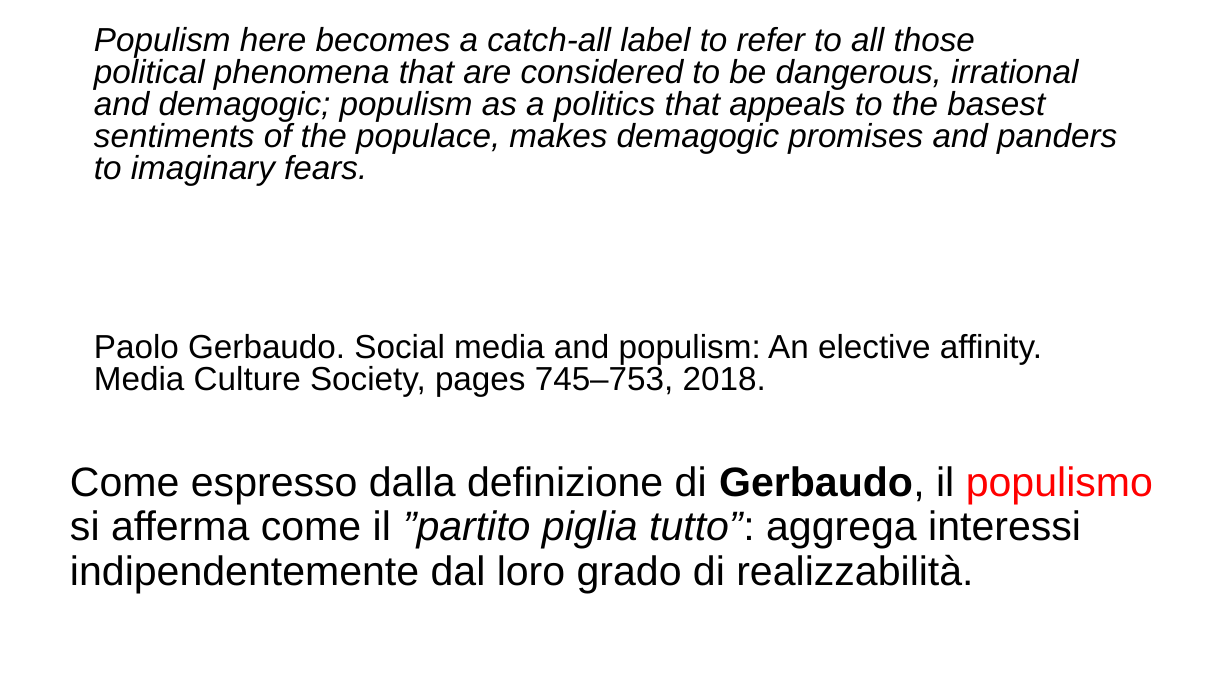
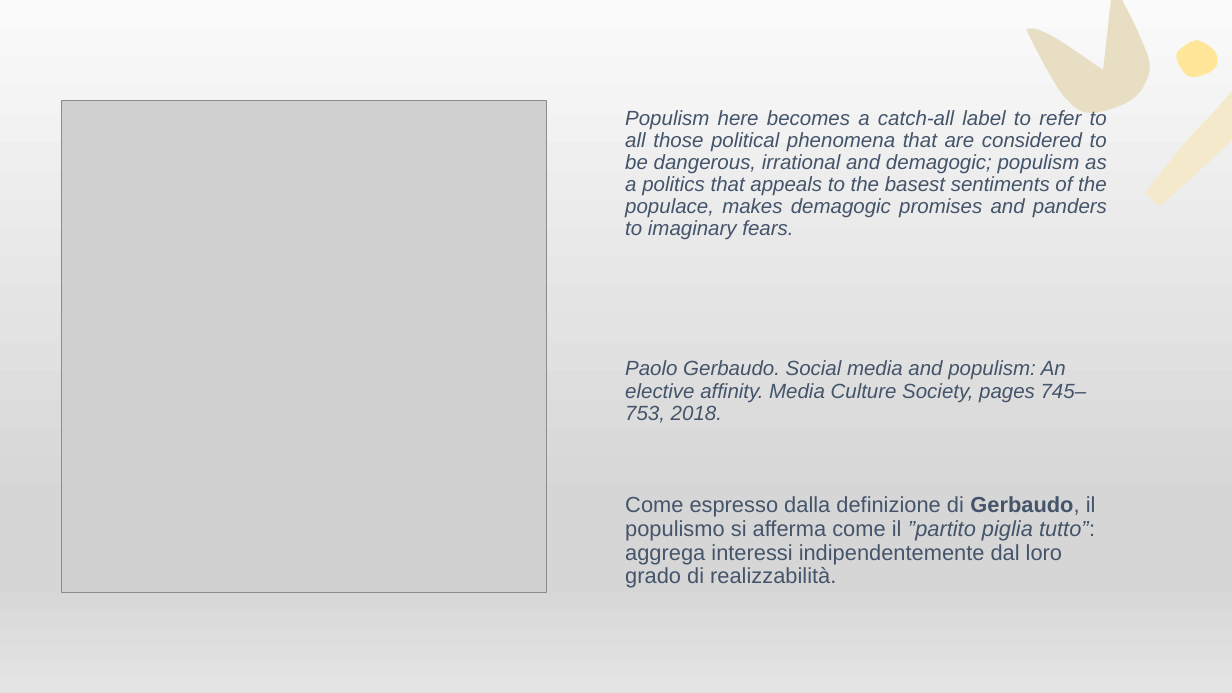
Before and after one commit to AleMelonss/programmation, a slide deck: slide 4 of PresentazionePOLDIG.pptx. Drawn at 1232x693 pixels with LibreOffice and Linux fonts; fonts in the diff are those of the drawing; grey boxes stand for pictures; background and template pictures are left out. Boxes give left, top, right and bottom in pixels: in the first picture for what was removed or moved away, otherwise in the second. Text is boxed around its words. In the diff, an @@ line names an element or a change of style, - is before the commit and + after.

```diff
--- a/PresentazionePOLDIG.pptx
+++ b/PresentazionePOLDIG.pptx
@@ background picture (left out) to gradient #FAFAFA to #D7D7D7 to #E4E4E4 @@
@@ group added at [1026,0,1232,221]: 5 freeform shapes @@
@@ picture added at [62,101,546,593] @@
@@ text "Populism here becomes a catch-all ...": place and size @@
-text "Populism here becomes a catch-all ..." at [94,27,1117,396]
+text "Populism here becomes a catch-all ..." at [625,109,1107,423]
@@ text "Populism here becomes a catch-all ..." at [625,109,1107,423]: size 25.9 to 16 pt, text colour #000000 to #44546A; italic on in "Paolo Gerbaudo. Social media and populism: An ..."; alignment left to justified; line spacing 0.8 to 0.9 @@
@@ title "Come espresso dalla definizione di ...": place and size @@
-title "Come espresso dalla definizione di ..." at [70,466,1153,593]
+title "Come espresso dalla definizione di ..." at [625,496,1096,588]
@@ title "Come espresso dalla definizione di ..." at [625,496,1096,588]: size 32 to 17 pt, text colour #000000 to #44546A; text colour #FF0000 to #44546A in "populismo"; vertical alignment middle to bottom @@
```
Also in this commit, not shown: 1 other slide changed, 3 slides added.
